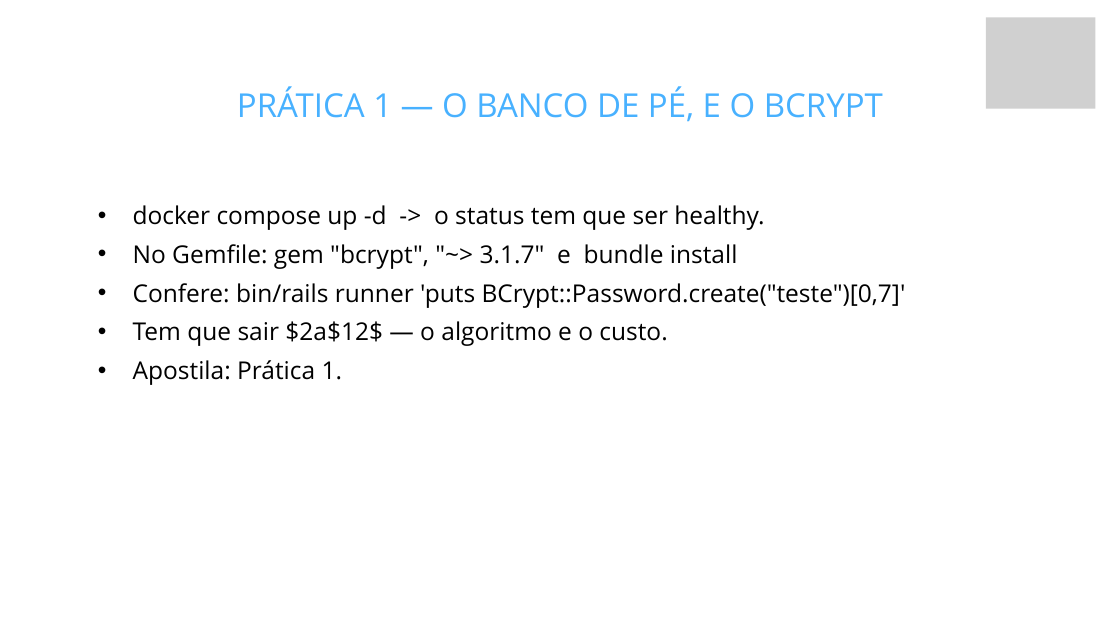
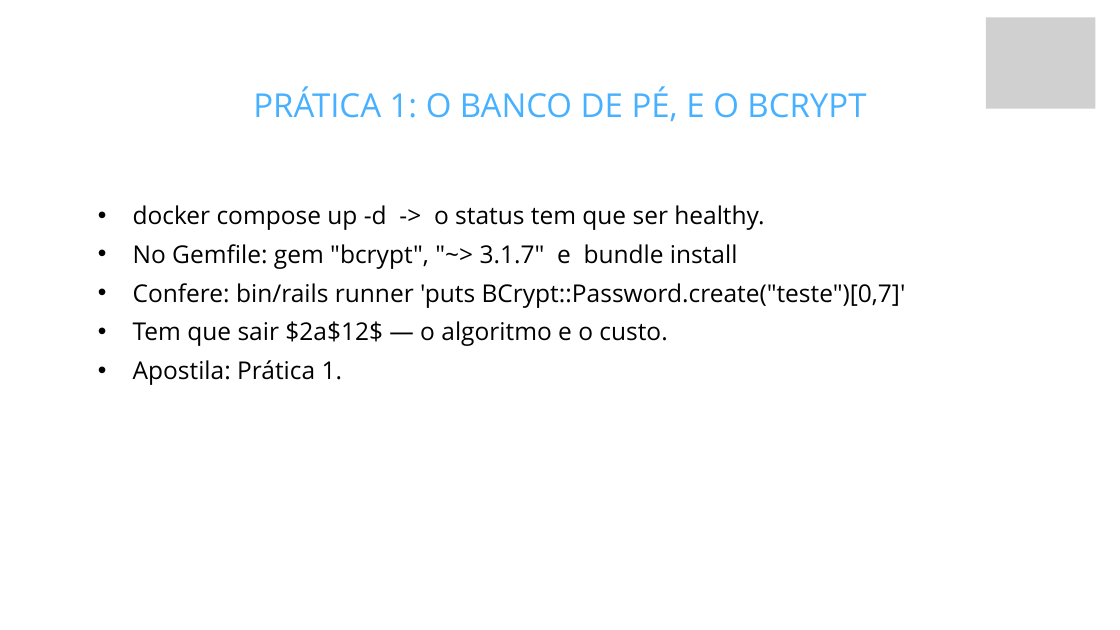
Before and after one commit to fabriciosiqueira08/capacitacao-gabarito, a slide deck: slide 10 of slides/build/aula-02-banco-de-dados-e-activerecord.pptx. Drawn at 1120x630 pixels with LibreOffice and Linux fonts; fonts in the diff are those of the drawing; grey boxes stand for pictures; background and template pictures are left out. Boxes give left, top, right and bottom in pixels: in the first picture for what was removed or moved away, otherwise in the second. Text is boxed around its words. In the diff, an @@ line names an element or a change of style, - is before the commit and + after.

Commit message:
Tira o tempo das apostilas e reduz os travessões
A apostila é do aluno. Estimativa de tempo é decisão de quem conduz, e na mão
do aluno ela só vira pressão: quem levar 25 minutos numa prática de 15 conclui
que está atrasado, quando não está. Os tempos continuam nos roteiros, que são
onde eles servem para alguma coisa.

- Saem as 32 marcações "~N minutos" das práticas e o "Duração: ~3h" do
  cabeçalho das quatro apostilas. Onde a linha tinha conteúdo além do tempo,
  o conteúdo ficou.
- Ficam as menções de tempo que são do produto, não do cronograma: o TTL de 15
  minutos do código OTP, e o "se travou por dez minutos, pergunte".

E os travessões, que estavam virando um tique: 311 em prosa nos documentos do
aluno, agora 51 — e o que sobrou está em comentário de código e em célula de
tabela "não se aplica", onde é legítimo.

A conversão foi caso a caso: coordenação virou vírgula, explicação virou
dois-pontos ou ponto, e aposto duplo virou parêntese. Depois uma revisão manual
tirou o excesso de dois-pontos que a conversão criou, e ajustou a pontuação dos
parênteses novos.

Títulos passam a usar dois-pontos (90 títulos e 30 títulos de slide), e os
roteiros usam ponto médio nos blocos com relógio, porque "### 00:00: Retomada"
tinha dois-pontos demais. Isso também corrige uma inconsistência que eu tinha
introduzido: os slides de prática vinham com travessão no título, contrariando
a decisão anterior de tirá-los do deck.

```diff
--- a/slides/build/aula-02-banco-de-dados-e-activerecord.pptx
+++ b/slides/build/aula-02-banco-de-dados-e-activerecord.pptx
@@ text at <box>253,86,866,122</box>: text changed @@
-PRÁTICA 1 — O BANCO DE PÉ, E O BCRYPT
+PRÁTICA 1: O BANCO DE PÉ, E O BCRYPT
```
Also in this commit, not shown: 6 other slides changed, 55 other files.
